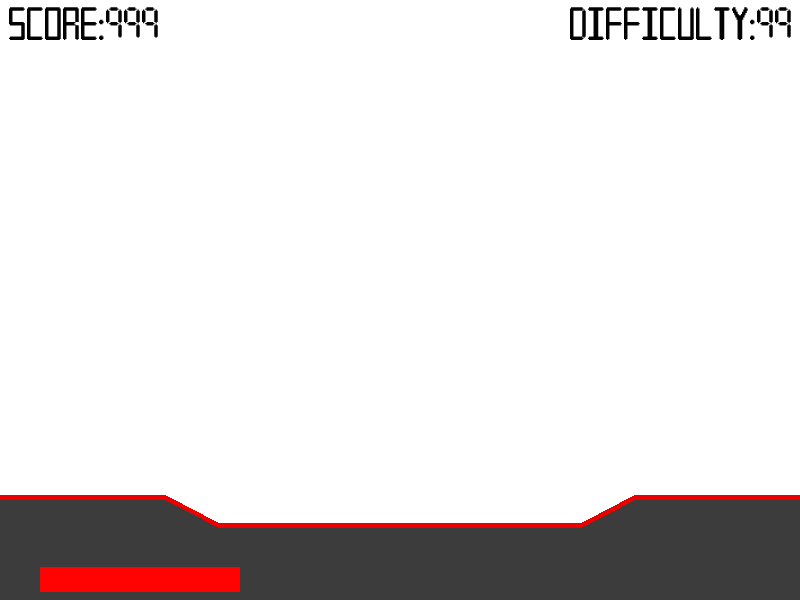
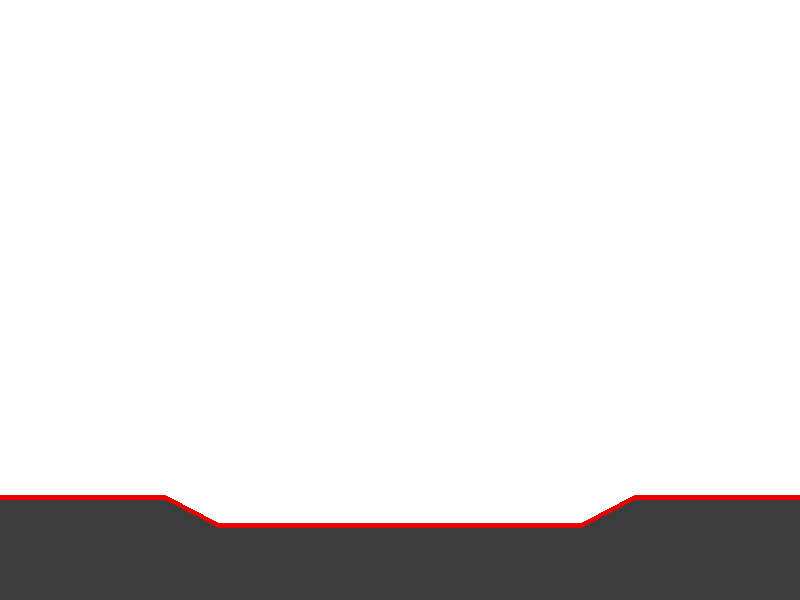
Revision of a layered 800×600 image; what changed, layer by layer:
hid group "Example" (2 layers) over [9, 7, 791, 40]
removed layer "HP ind" over [40, 567, 240, 592]
